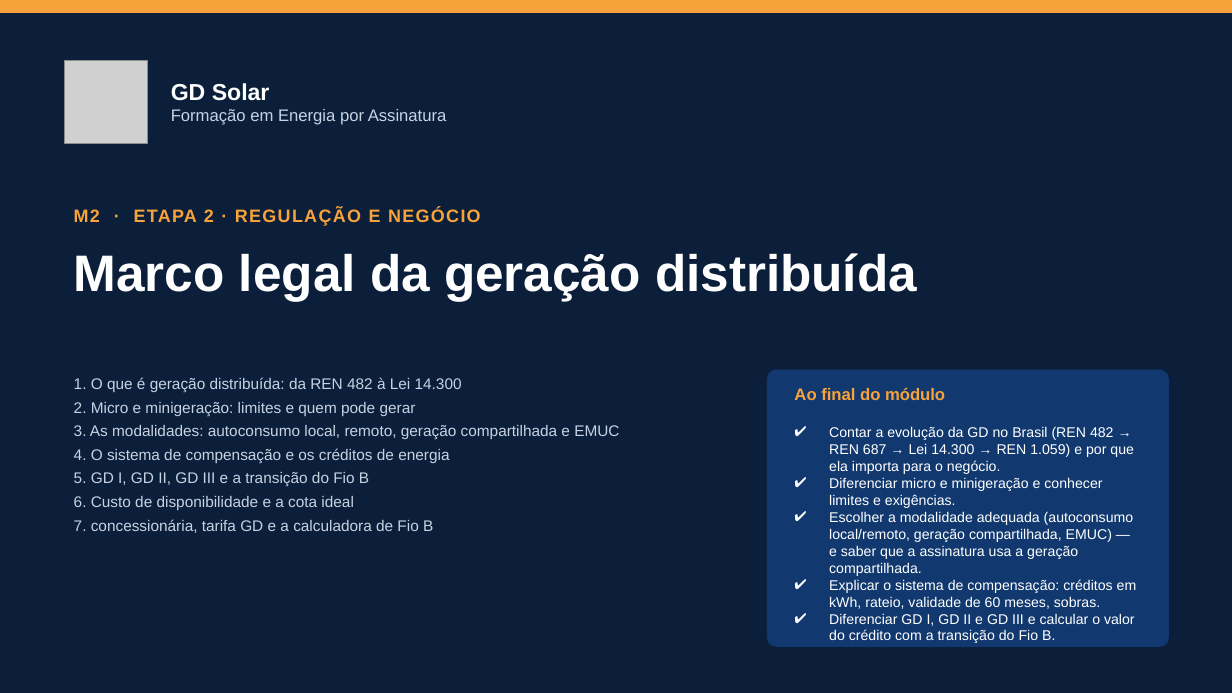
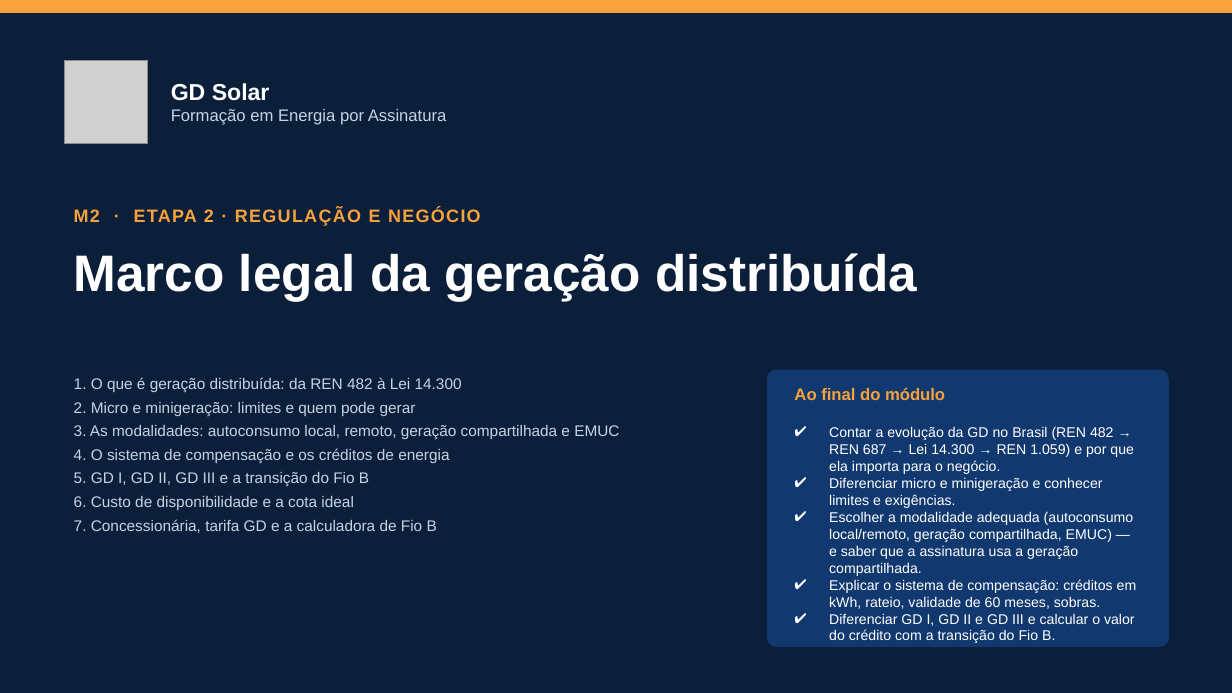
Before and after one commit to marcelo-braga-dev/casaverde, a slide deck: slide 1 of docs/curso/slides/m02-marco-legal.pptx. Drawn at 1232x693 pixels with LibreOffice and Linux fonts; fonts in the diff are those of the drawing; grey boxes stand for pictures. Boxes give left, top, right and bottom in pixels: in the first picture for what was removed or moved away, otherwise in the second. Text is boxed around its words. In the diff, an @@ line names an element or a change of style, - is before the commit and + after.

```diff
--- a/docs/curso/slides/m02-marco-legal.pptx
+++ b/docs/curso/slides/m02-marco-legal.pptx
@@ text at <box>74,519,437,533</box>: text changed @@
-7. concessionária, tarifa GD e a calculadora de Fio B
+7. Concessionária, tarifa GD e a calculadora de Fio B
```
Also in this commit, not shown: 16 other slides changed, 16 other files.
